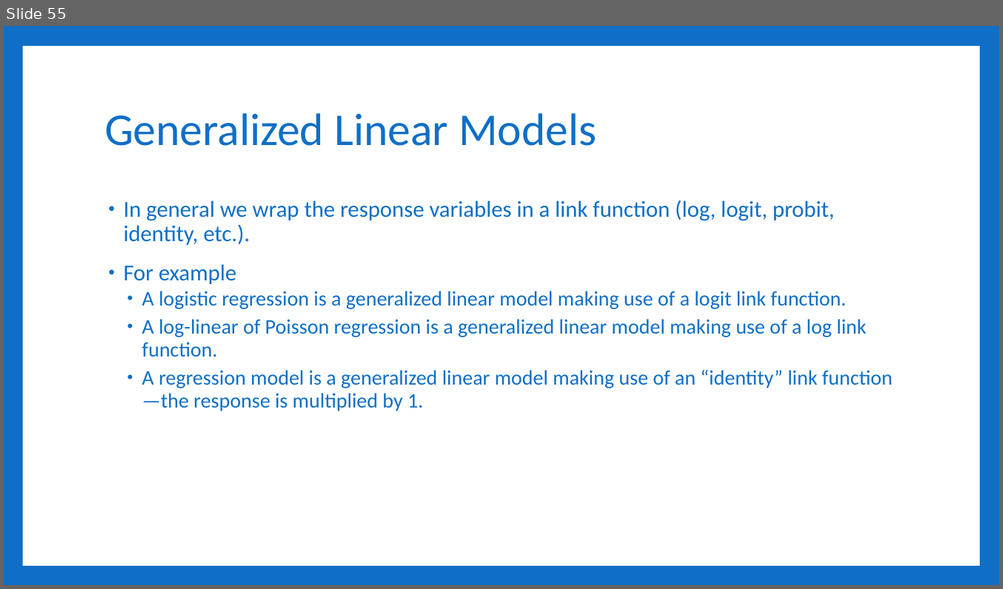
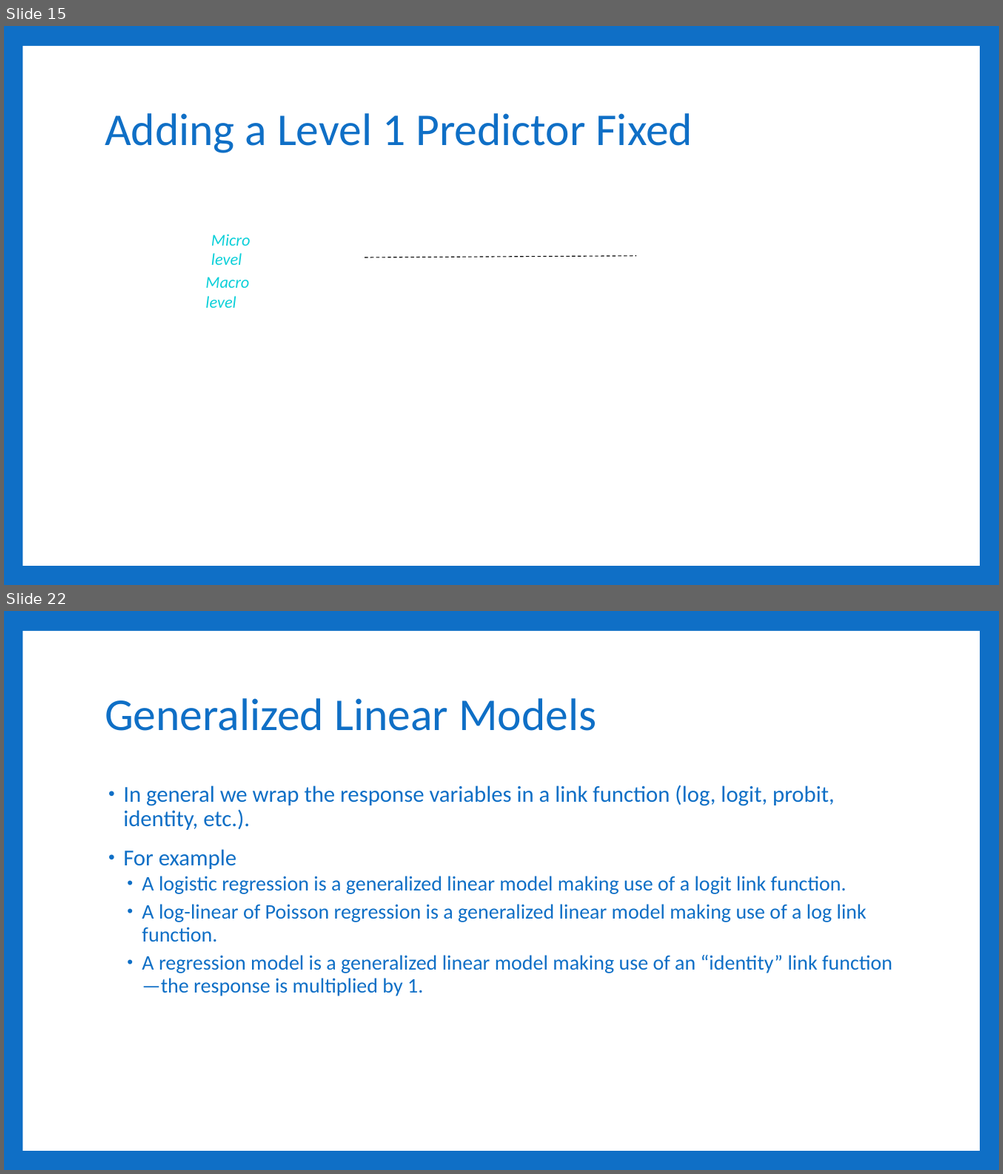
Before and after one commit to RandiLGarcia/smith-r-workshop, a slide deck: docs/Day 3 Slides.pptx. Shown one above the other, each under a label of ours: slide 55 before the commit, slides 15 and 22 after it; the slides between them are not shown. The pictures are 1003x589 and 1003x1174 pixels, drawn with LibreOffice and Linux fonts; fonts in the diff are those of the drawing; grey boxes stand for pictures. Boxes give left, top, right and bottom in pixels: in the first picture for what was removed or moved away, otherwise in the second. Text is boxed around its words. In the diff, an @@ line names an element or a change of style, - is before the commit and + after.

```diff
--- a/docs/Day 3 Slides.pptx
+++ b/docs/Day 3 Slides.pptx
@@ slide 15 added at <box>4,26,999,585</box>, background #0F6FC6; not listed: 1 template element that a slide beside it also shows @@
@@ title added at <box>105,113,692,153</box>, 44 pt, text #0F6FC6 @@
+Adding a Level 1 Predictor Fixed
@@ text added at <box>211,234,250,265</box>, 16 pt, text #0BD0D9, italic @@
+Micro level
@@ line added from (364, 258) to (636, 256), #000000 0.79 pt dashed @@
@@ text added at <box>205,277,249,308</box>, 16 pt, text #0BD0D9, italic @@
+Macro level
@@ what was slide 55 is now slide 22 @@
```
Also in this commit, not shown: 2 slides changed, 22 other slides added, 60 slides removed, 33 other files.
